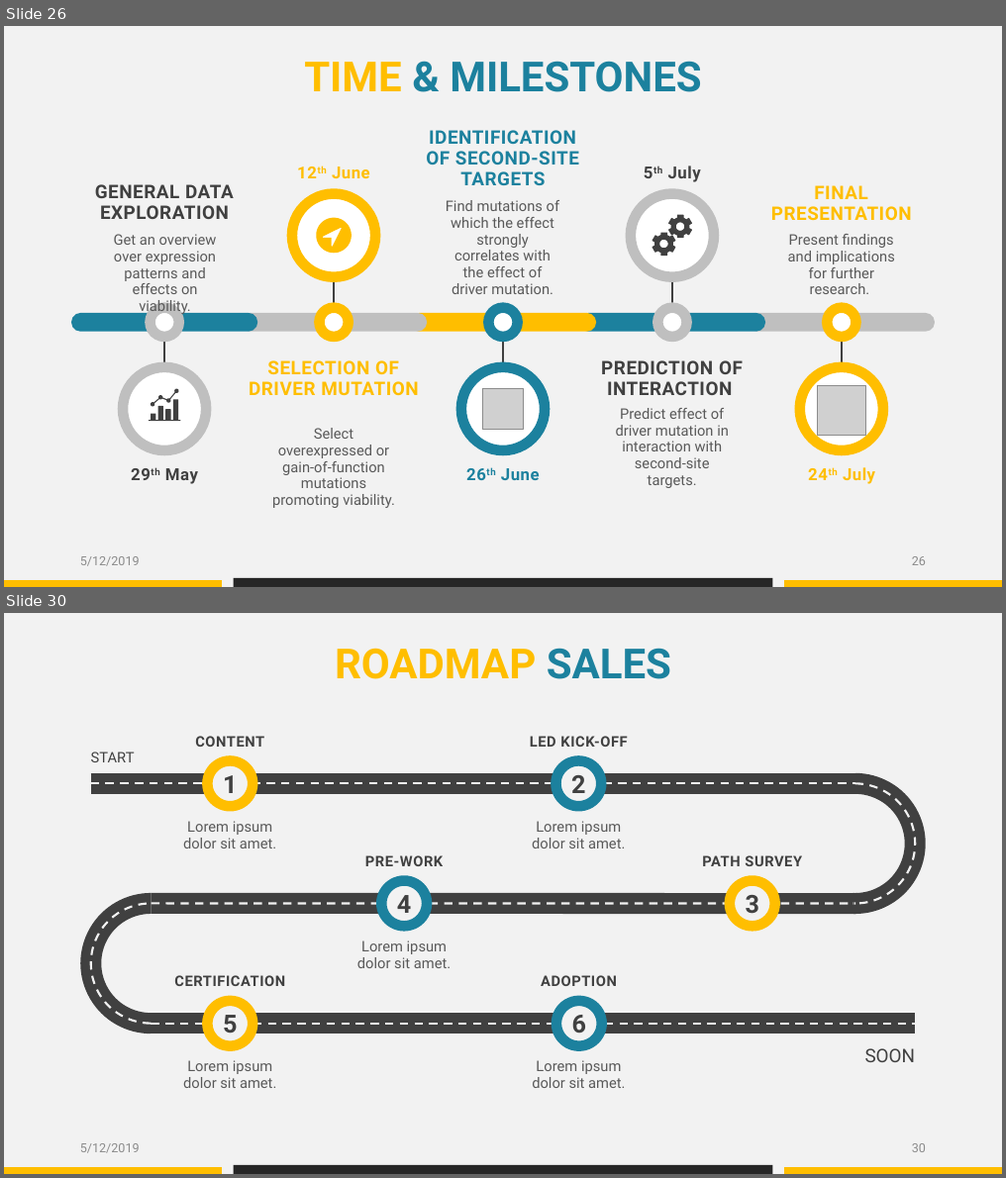
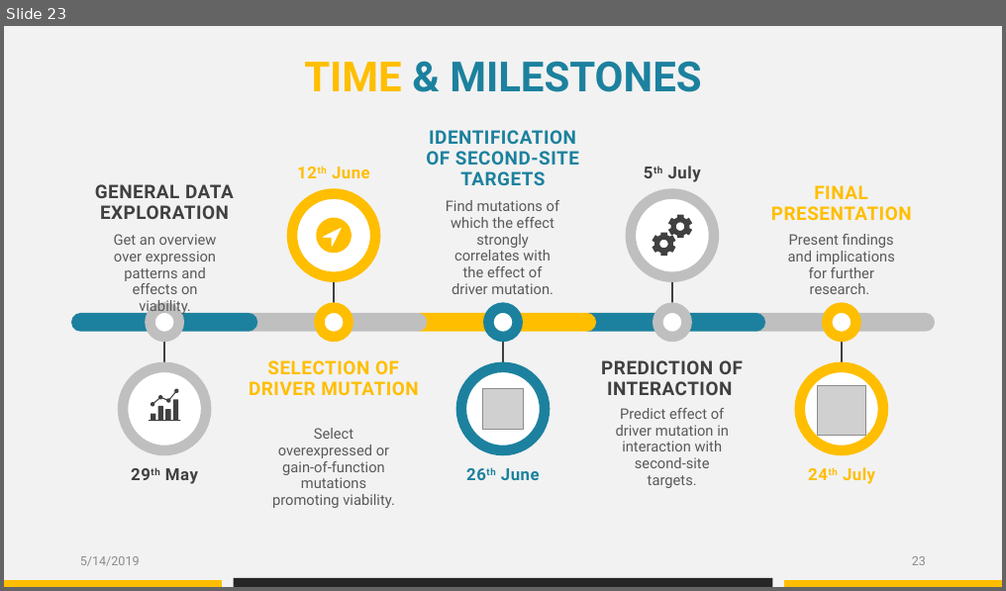
Before and after one commit to datascience-mobi/group-04-project-1-4, a slide deck: Project proposal_presentation_V1.pptx. Shown one above the other, each under a label of ours: slides 26 and 30 before the commit, slide 23 after it; the slides between them are not shown. The pictures are 1006x1178 and 1006x591 pixels, drawn with LibreOffice and Linux fonts; fonts in the diff are those of the drawing; grey boxes stand for pictures. Boxes give left, top, right and bottom in pixels: in the first picture for what was removed or moved away, otherwise in the second. Text is boxed around its words. In the diff, an @@ line names an element or a change of style, - is before the commit and + after.

Commit message:
Found a typo in my slides

```diff
--- a/Project proposal_presentation_V1.pptx
+++ b/Project proposal_presentation_V1.pptx
@@ slide 30 removed at (4, 613, 1002, 1174), background #F2F2F2 @@
@@ text removed at (335, 648, 671, 679) @@
-ROADMAP SALES
@@ group removed at (91, 736, 916, 1088): 19 texts, 6 lines, 6 ellipses, 4 arc (boxed as its full ellipse)s @@
-1
-2
-4
-3
-5
-6
-START
-SOON
-CONTENT
-Lorem ipsum dolor sit amet.
-LED KICK-OFF
-PATH SURVEY
-PRE-WORK
-CERTIFICATION
-ADOPTION
-Lorem ipsum dolor sit amet.
-Lorem ipsum dolor sit amet.
-Lorem ipsum dolor sit amet.
-Lorem ipsum dolor sit amet.
@@ text removed at (80, 1144, 140, 1154) @@
-5/12/2019
@@ page number removed at (912, 1144, 926, 1153) @@
-30
@@ rectangle removed at (4, 1167, 222, 1174) @@
@@ rectangle removed at (233, 1165, 772, 1174) @@
@@ rectangle removed at (784, 1167, 1002, 1174) @@
@@ what was slide 26 is now slide 23 @@
@@ slide 23 changed as well @@
@@ text at (80, 557, 140, 567): text changed @@
-5/12/2019
+5/14/2019
@@ page number at (912, 557, 926, 566): text changed @@
-26
+23
```
Also in this commit, not shown: 17 other slides changed, 3 slides added, 10 other slides removed.
